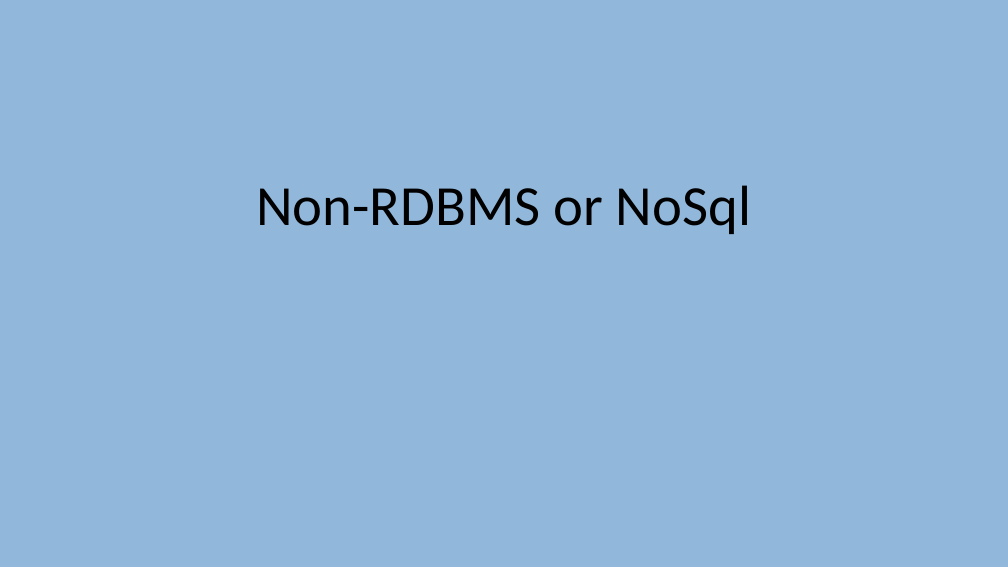
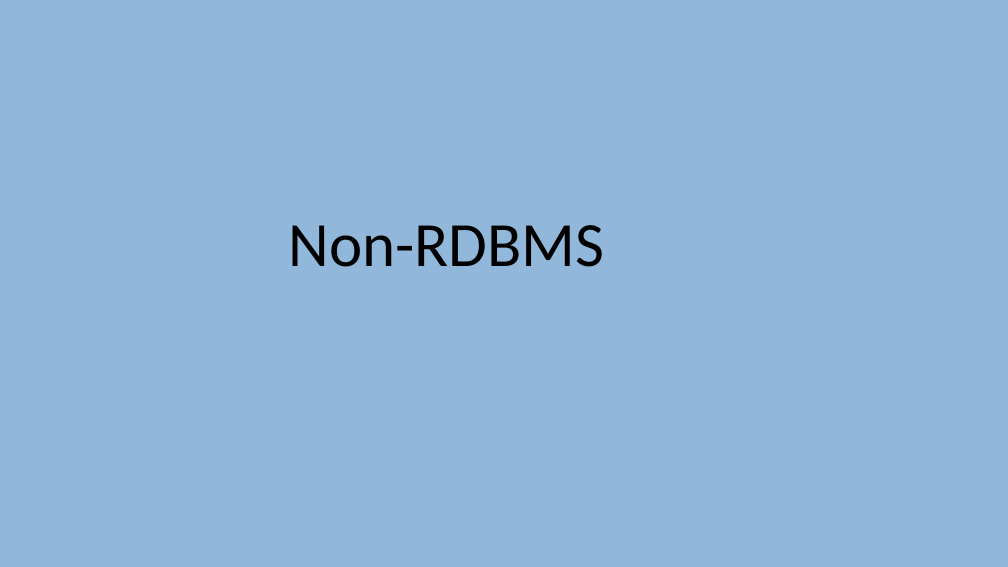
Before and after one commit to EmanueleCitarella/presentationAS, a slide deck: slide 14 of Sql vs NoSql.pptx (slide 16 before the commit). Drawn at 1008x567 pixels with LibreOffice and Linux fonts; fonts in the diff are those of the drawing. Boxes give left, top, right and bottom in pixels: in the first picture for what was removed or moved away, otherwise in the second. Text is boxed around its words. In the diff, an @@ line names an element or a change of style, - is before the commit and + after.

```diff
--- a/Sql vs NoSql.pptx
+++ b/Sql vs NoSql.pptx
@@ title at [289, 225, 605, 267]: text changed; size 54 to 60 pt @@
-Non-RDBMS or NoSql
+Non-RDBMS
```
Also in this commit, not shown: 4 other slides changed, 2 slides removed, 1 other file.
